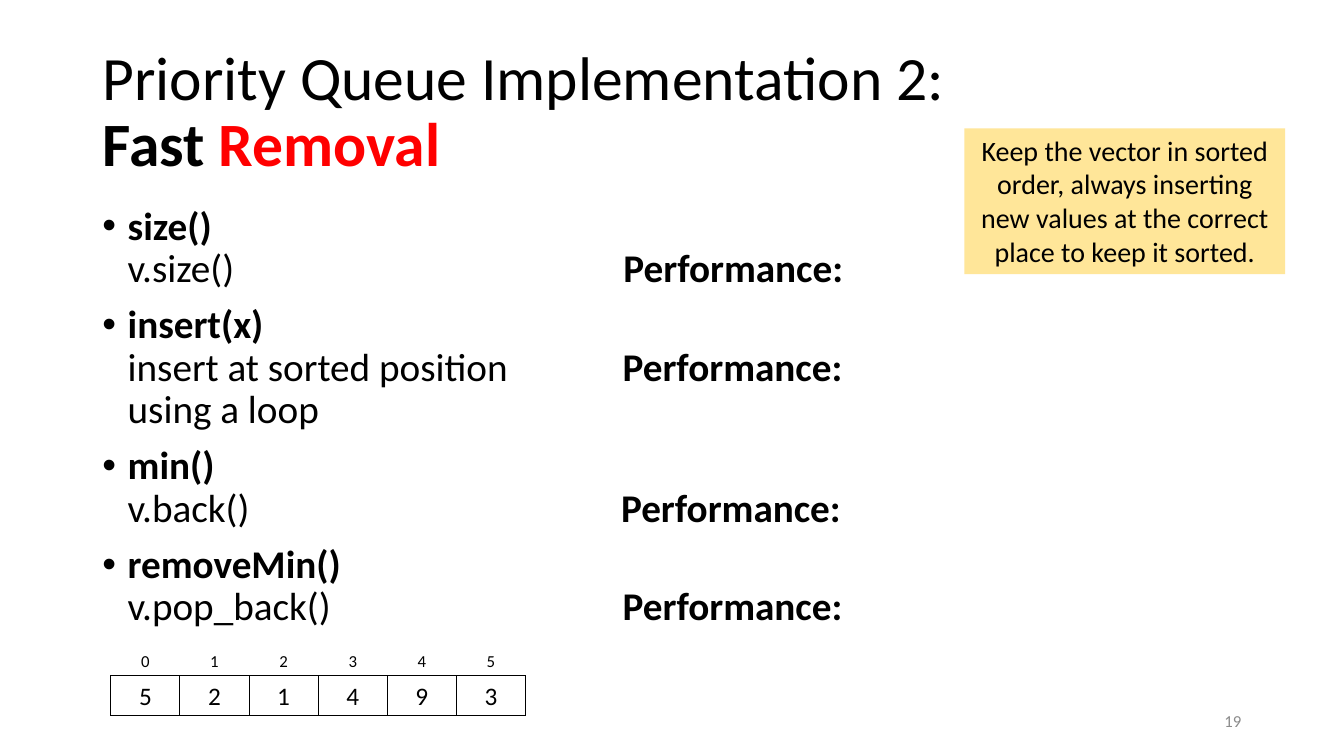
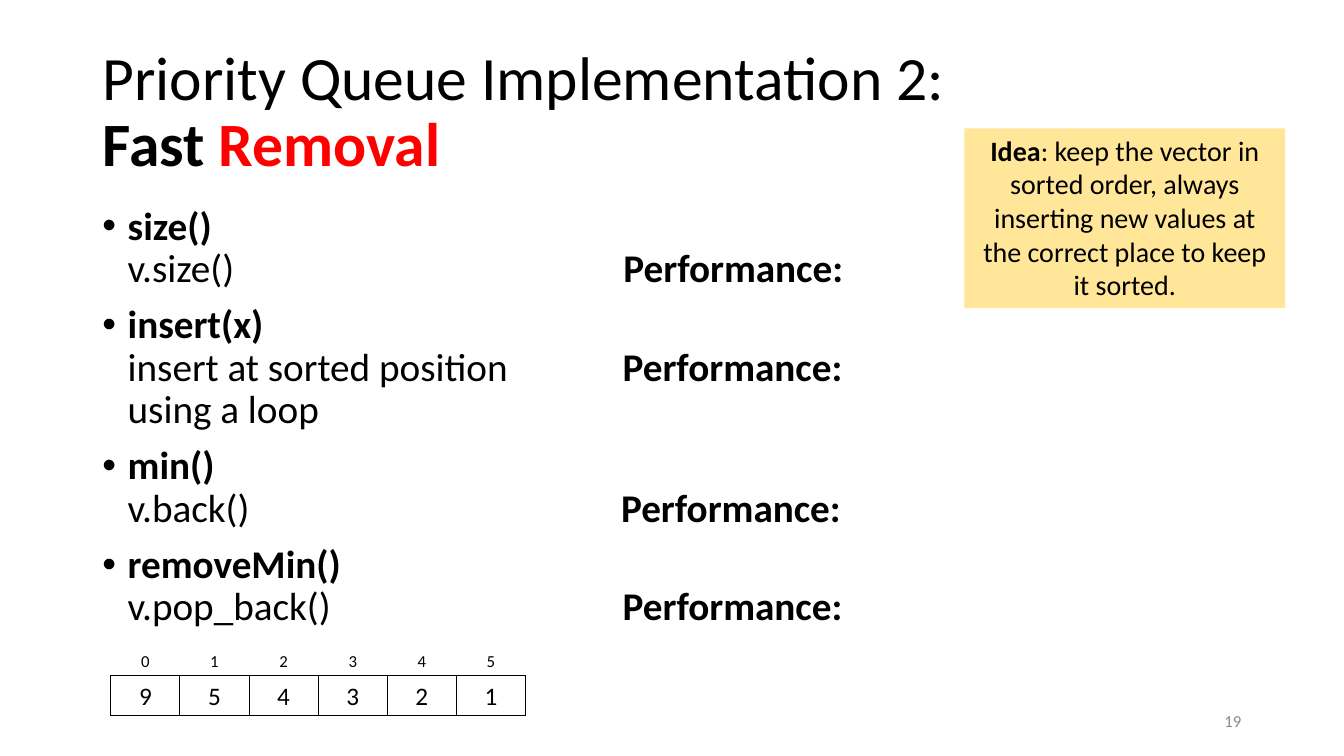
Before and after one commit to tjd1234/cmpt225fall2023, a slide deck: slide 19 of lecture_notes/week7/week7_priority_queues.pptx. Drawn at 1344x756 pixels with LibreOffice and Linux fonts; fonts in the diff are those of the drawing. Boxes give left, top, right and bottom in pixels: in the first picture for what was removed or moved away, otherwise in the second. Text is boxed around its words. In the diff, an @@ line names an element or a change of style, - is before the commit and + after.

```diff
--- a/lecture_notes/week7/week7_priority_queues.pptx
+++ b/lecture_notes/week7/week7_priority_queues.pptx
@@ rectangle "Idea: keep the vector in ...": place and size @@
-rectangle "Idea: keep the vector in ..." at (965,128,1286,274)
+rectangle "Idea: keep the vector in ..." at (965,128,1286,308)
@@ text in rectangle at (983,141,1266,296): text changed @@
-Keep the vector in sorted order, always inserting new values at the correct place to keep it sorted.
+Idea: keep the vector in sorted order, always inserting new values at the correct place to keep it sorted.
@@ rectangle added at (111,676,180,716), outline #000000 0.75 pt, 18 pt, text #000000 @@
+9
@@ rectangle "5": place and size @@
-rectangle "5" at (111,676,180,716)
+rectangle "5" at (180,676,250,716)
@@ rectangle removed at (180,676,250,716) @@
-2
@@ rectangle "4": place and size @@
-rectangle "4" at (319,676,388,716)
+rectangle "4" at (249,676,319,716)
@@ rectangle "3": place and size @@
-rectangle "3" at (457,676,526,716)
+rectangle "3" at (319,676,388,716)
@@ text in rectangle at (415,688,428,705): text changed @@
-9
+2
@@ rectangle "1": place and size @@
-rectangle "1" at (249,676,319,716)
+rectangle "1" at (457,676,526,716)
```
Also in this commit, not shown: 10 other slides changed, 2 other files.
